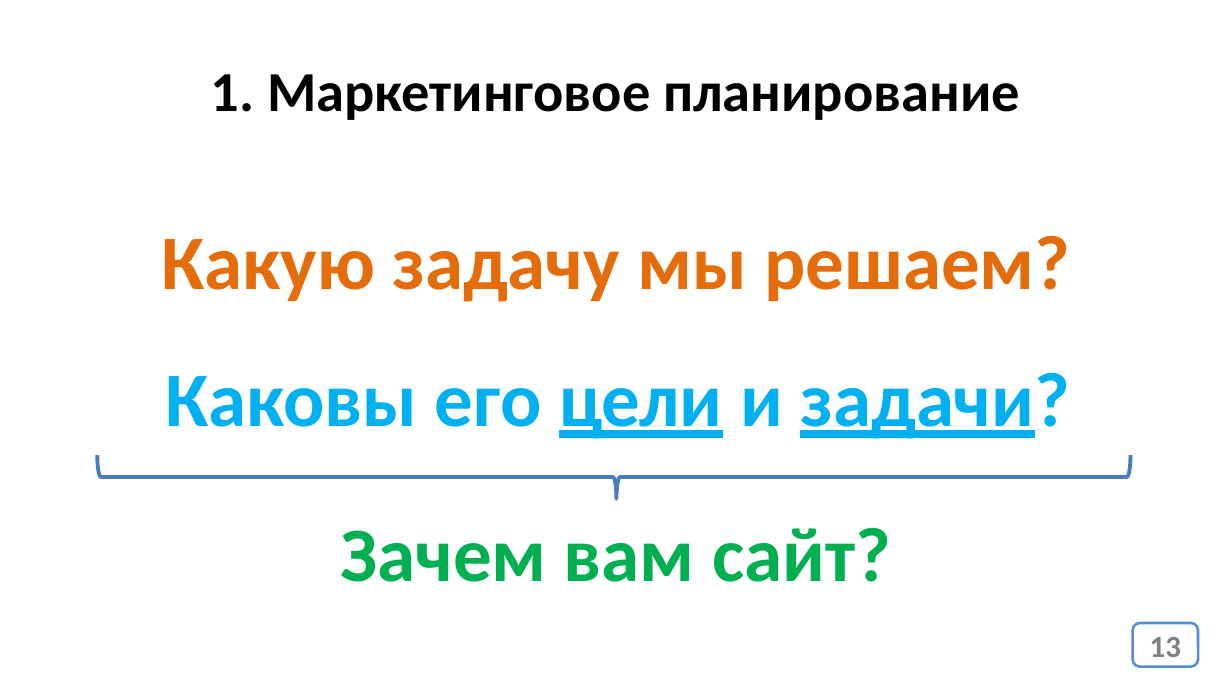
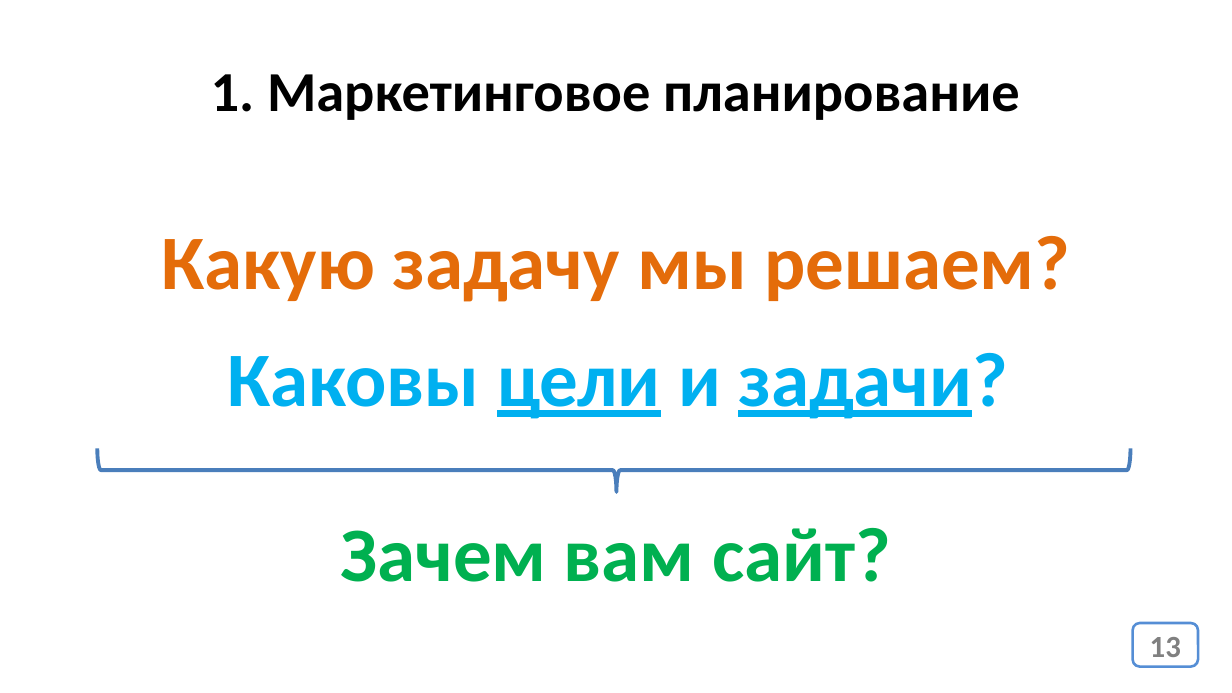
Before and after one commit to web41-ortdnipro/lesson24, a slide deck: slide 13 of lesson24.pptx. Drawn at 1232x693 pixels with LibreOffice and Linux fonts; fonts in the diff are those of the drawing. Boxes give left, top, right and bottom in pixels: in the first picture for what was removed or moved away, otherwise in the second. Text is boxed around its words. In the diff, an @@ line names an element or a change of style, - is before the commit and + after.

```diff
--- a/lesson24.pptx
+++ b/lesson24.pptx
@@ text at [228,353,1008,419]: text changed @@
-Каковы его цели и задачи?
+Каковы цели и задачи?
@@ right brace: place and size @@
-right brace at [98,455,1131,499]
+right brace at [98,449,1131,492]
```
Also in this commit, not shown: 2 slides removed, 1 other file.
